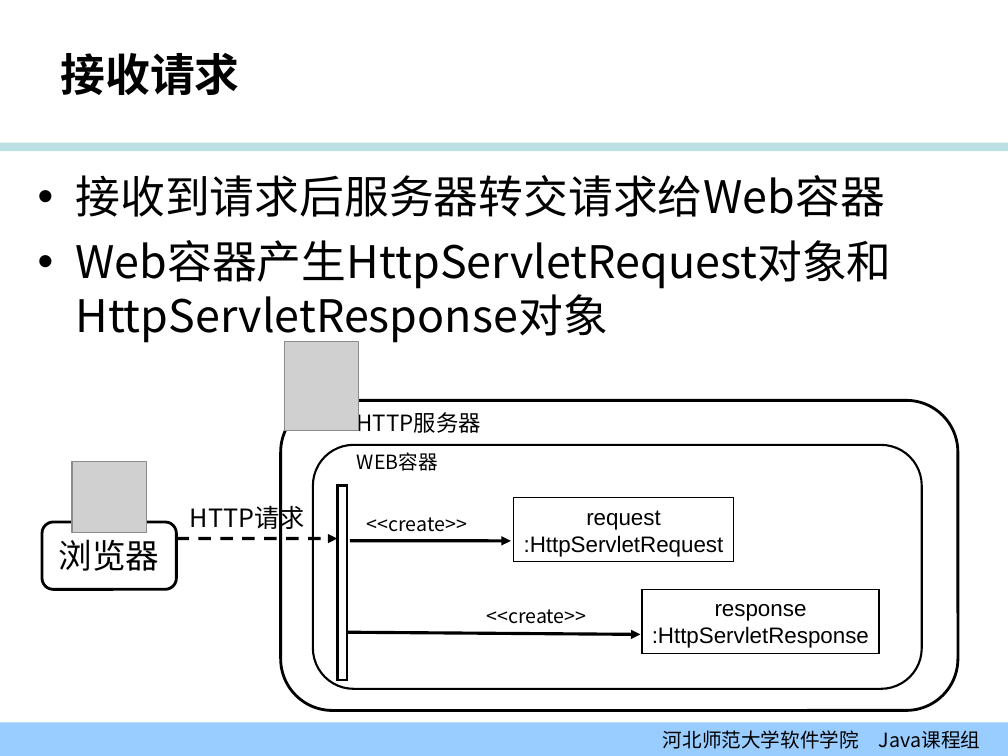
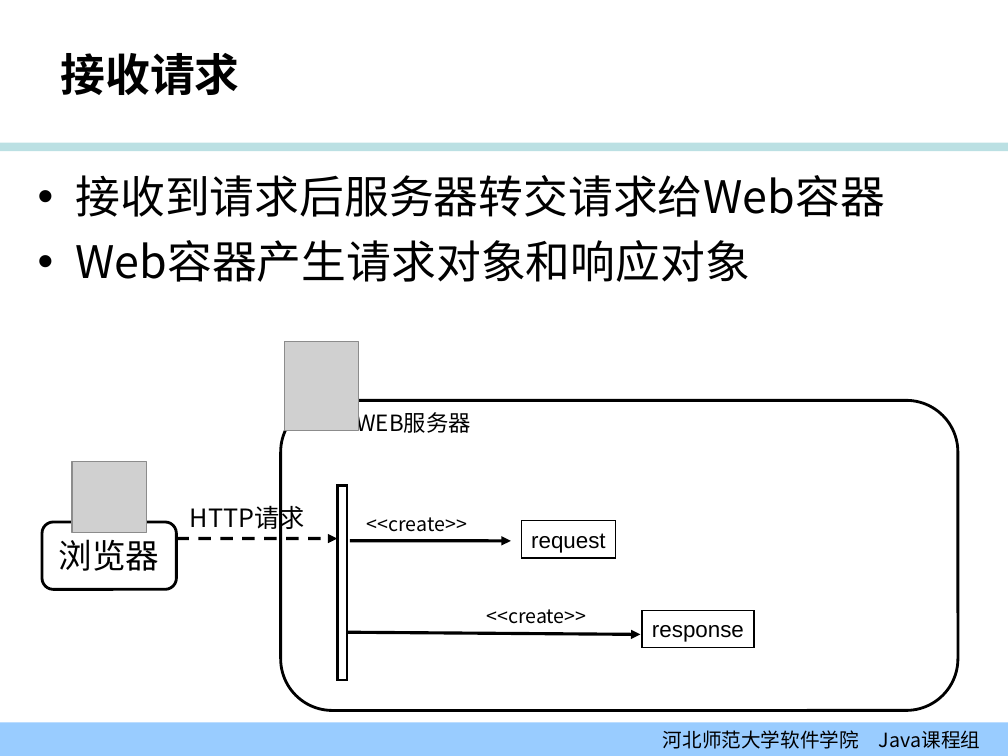
Before and after one commit to edu2act/course-JavaEE, a slide deck: slide 19 of 课程PPT/01-02_Servlet模型（一）.ppt. Drawn at 1008x756 pixels with LibreOffice and Linux fonts; fonts in the diff are those of the drawing; grey boxes stand for pictures; background and template pictures are left out. Boxes give left, top, right and bottom in pixels: in the first picture for what was removed or moved away, otherwise in the second. Text is boxed around its words. In the diff, an @@ line names an element or a change of style, - is before the commit and + after.

```diff
--- a/课程PPT/01-02_Servlet模型（一）.ppt
+++ b/课程PPT/01-02_Servlet模型（一）.ppt
@@ text at [75, 240, 750, 282]: text changed @@
-• Web容器产生HttpServletRequest对象和HttpServletResponse对象
+• Web容器产生请求对象和响应对象
@@ text at [356, 409, 470, 433]: text changed @@
-HTTP服务器
+WEB服务器
@@ rounded rectangle removed at [312, 445, 921, 688] @@
@@ text removed at [357, 452, 438, 471] @@
-WEB容器
@@ rectangle "request": place and size @@
-rectangle "request" at [514, 498, 734, 562]
+rectangle "request" at [521, 521, 616, 558]
@@ text in rectangle at [524, 535, 724, 557]: paragraph removed @@
-:HttpServletRequest
@@ rectangle "response": place and size @@
-rectangle "response" at [642, 590, 879, 654]
+rectangle "response" at [642, 611, 754, 648]
@@ text in rectangle at [652, 626, 869, 648]: paragraph removed @@
-:HttpServletResponse
```
Also in this commit, not shown: 10 other slides changed, 3 other files.
